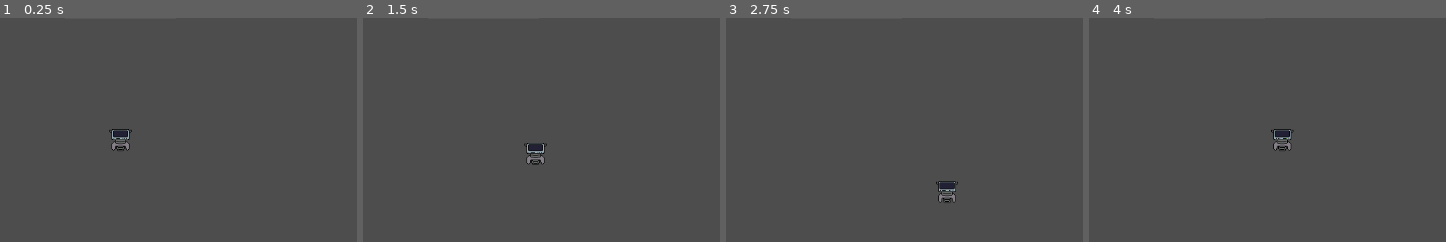
Above: before the commit, frames 1-4 (left to right).
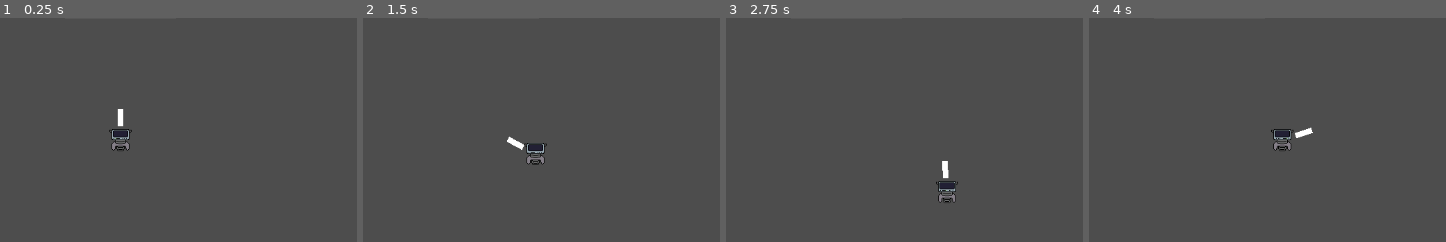
Above: after the commit, the same moments.

Repository: TheBlob35/Clanker-game
Game: Godot game, scene res://Fight/Fight1.tscn
The game is run twice, just before and just after one commit, with the same random seed, the same clock (stepped at 60 frames per second) and the same inputs. This scene is started directly instead of the project's main scene.
Inputs (mouse positions are % of the whole screen's width and height, from its top left):
- Up to frame 1 (0.25 s): no input
- Up to frame 2 (1.5 s): tap Enter at 0.5 s; move the mouse to (69, 45) at 0.52 s; hold D (Right) 0.53-1.28 s; move the mouse to (22, 55) at 1.27 s; hold S (Down) from 1.28 s (still down)
- Up to frame 3 (2.75 s): move the mouse to (55, 28) at 2.02 s; release S (Down) at 2.03 s; hold D (Right) from 2.03 s (still down)
- Up to frame 4 (4 s): move the mouse to (38, 70) at 2.77 s; release D (Right) at 2.78 s; hold W (Up) 2.78-3.53 s; move the mouse to (78, 65) at 3.52 s; hold A (Left) from 3.53 s (still down)
The pictures show only the part of the screen within x 27-77%, y 50-100%; the shares and areas given below are measured in that part.

The runs differ from the first frame. In frame 1, 0.2% of the frame differs, in the area x 32-35%, y 40-49%; in frame 2, 0.1%; in frame 3, 0.1%; in frame 4, 0.1%.

Commit message:
Add simple zapper with lightning arc

Diff:
--- a/clanker-game/Fight/Fight1.gd
+++ b/clanker-game/Fight/Fight1.gd
@@ -1,4 +1,13 @@
 extends Node2D
+
+const WEAPONS = {
+	"Simple Zapper": preload("res://Weapons/simple_zapper.tscn")
+}
 
 func _ready() -> void:
 	$Player/Camera2D.enabled = false
+	var player = $Player
+	var weapon_scene = WEAPONS.get(player.current_weapon)
+	if weapon_scene:
+		var weapon = weapon_scene.instantiate()
+		add_child(weapon)
--- /dev/null
+++ b/clanker-game/Weapons/simple_zapper.gd
@@ -0,0 +1,40 @@
+extends Area2D
+
+var damage := 1
+var player: CharacterBody2D
+
+@onready var raycast: RayCast2D = $RayCast2D
+@onready var arc: Line2D = $Line2D
+
+func _ready():
+	body_entered.connect(_on_body_entered)
+	player = get_tree().get_first_node_in_group("player")
+
+func _process(_delta):
+	if player == null:
+		return
+
+	global_position = player.global_position
+	rotation = (get_global_mouse_position() - global_position).angle() - PI / 2
+	monitoring = Input.is_action_pressed("fire")
+
+	if monitoring and raycast.is_colliding():
+		_draw_arc(to_local(player.global_position), to_local(raycast.get_collision_point()))
+	else:
+		arc.clear_points()
+
+func _draw_arc(start: Vector2, end: Vector2):
+	var points := PackedVector2Array()
+	var segments := 6
+	for i in range(segments + 1):
+		var t := float(i) / segments
+		var point := start.lerp(end, t)
+		if i > 0 and i < segments:
+			var perp := (end - start).orthogonal().normalized()
+			point += perp * randf_range(-12.0, 12.0)
+		points.append(point)
+	arc.points = points
+
+func _on_body_entered(body):
+	if body.is_in_group("boss"):
+		body.take_damage(damage)
--- /dev/null
+++ b/clanker-game/Weapons/simple_zapper.tscn
@@ -0,0 +1,27 @@
+[gd_scene format=3 uid="uid://c8yvwxhj4683x"]
+
+[ext_resource type="Script" uid="uid://cmnt7necuqyh3" path="res://Weapons/simple_zapper.gd" id="1_2c18b"]
+
+[sub_resource type="RectangleShape2D" id="RectangleShape2D_r27y5"]
+size = Vector2(20, 58.5)
+
+[node name="Simple Zapper" type="Area2D" unique_id=1320408785]
+scale = Vector2(0.65, 0.65)
+script = ExtResource("1_2c18b")
+
+[node name="CollisionShape2D" type="CollisionShape2D" parent="." unique_id=1451853030]
+position = Vector2(0, 50)
+scale = Vector2(0.65, 0.65)
+shape = SubResource("RectangleShape2D_r27y5")
+
+[node name="ColorRect" type="ColorRect" parent="." unique_id=1880508935]
+offset_left = -6.1538467
+offset_top = 30.769232
+offset_right = 6.1538467
+offset_bottom = 69.230774
+
+[node name="RayCast2D" type="RayCast2D" parent="." unique_id=1181198258]
+position = Vector2(0, 30.769234)
+target_position = Vector2(0, 38.461536)
+
+[node name="Line2D" type="Line2D" parent="." unique_id=2095607000]
--- a/clanker-game/player/player.gd
+++ b/clanker-game/player/player.gd
@@ -7,8 +7,10 @@
 var damage: int
 var crit_chance: float
 
+var current_weapon := "Simple Zapper"
+
 func _ready():
-	max_hp = get_meta("Health")
+	max_hp = 3
 	current_hp = max_hp
 	damage = get_meta("Damage")
 	crit_chance = get_meta("Crit")
